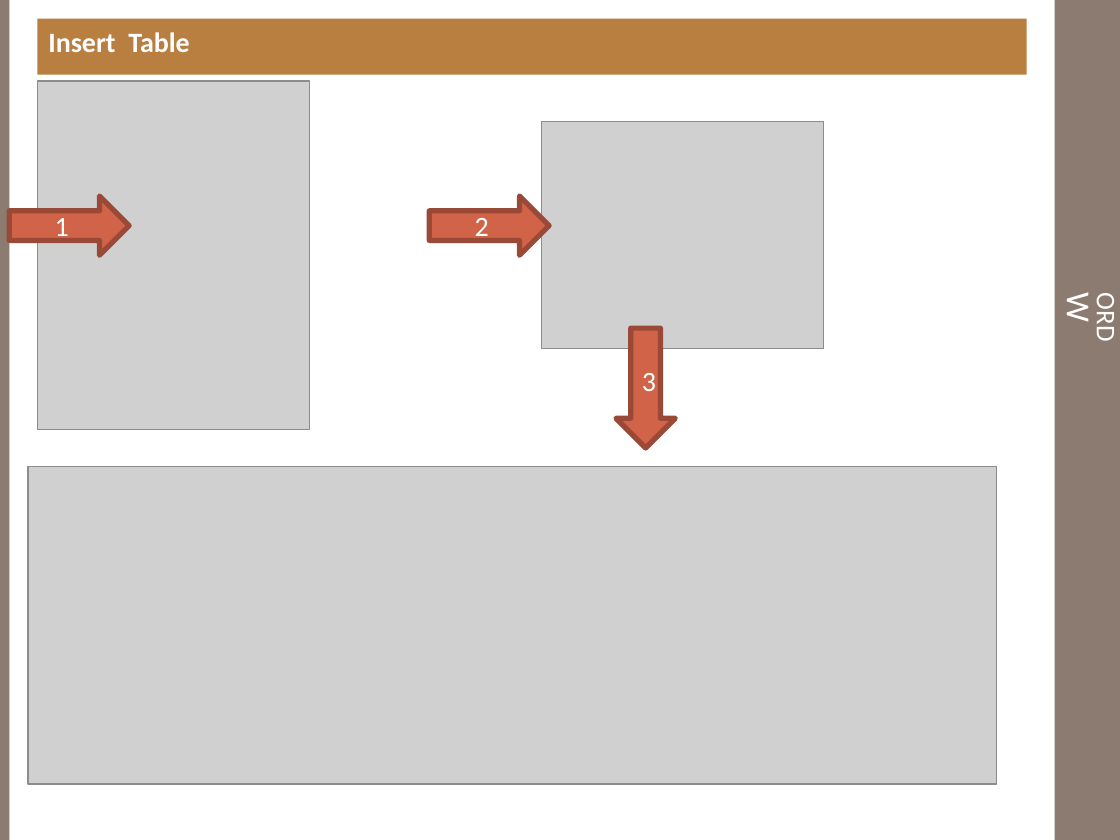
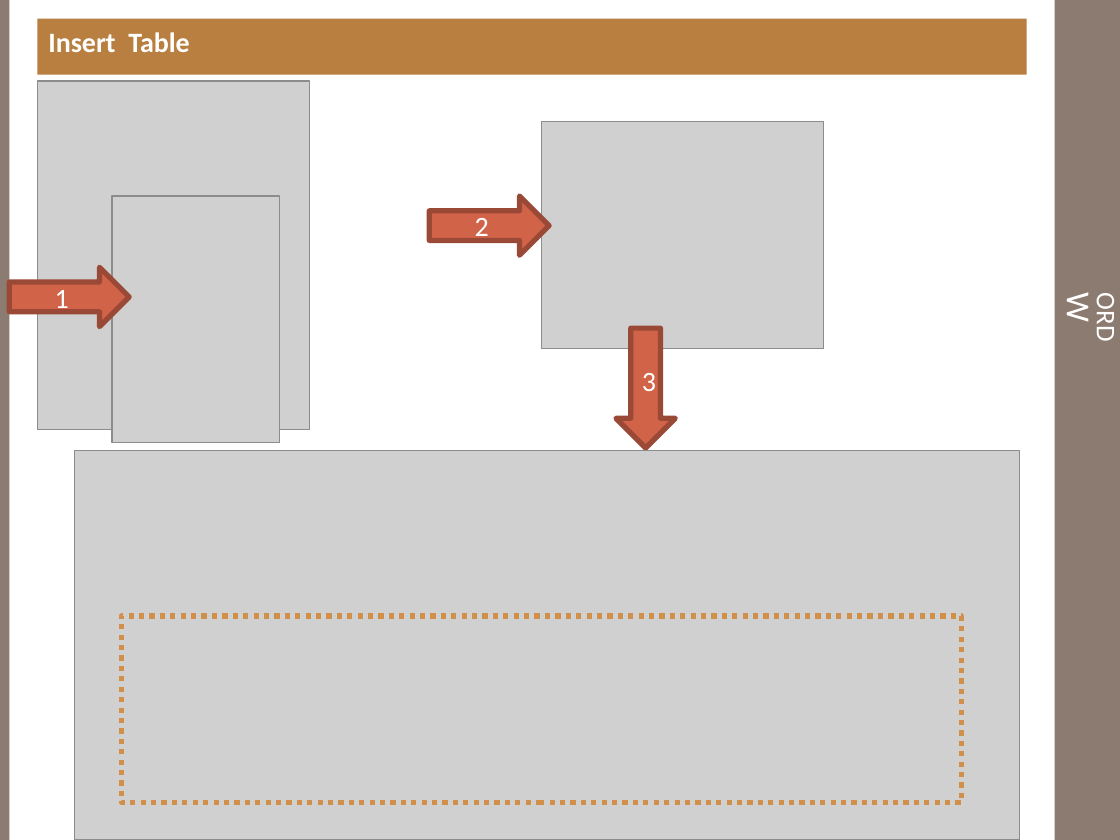
Before and after one commit to essamsalah/Invent_iR, a slide deck: slide 6 of Branches/2.0/doc/iResearch User Guide.pptx. Drawn at 1120x840 pixels with LibreOffice and Linux fonts; fonts in the diff are those of the drawing; grey boxes stand for pictures. Boxes give left, top, right and bottom in pixels: in the first picture for what was removed or moved away, otherwise in the second. Text is boxed around its words. In the diff, an @@ line names an element or a change of style, - is before the commit and + after.

```diff
--- a/Branches/2.0/doc/iResearch User Guide.pptx
+++ b/Branches/2.0/doc/iResearch User Guide.pptx
@@ picture added at [112, 196, 280, 442] @@
@@ right arrow "1": place and size @@
-right arrow "1" at [9, 196, 129, 255]
+right arrow "1" at [9, 268, 129, 327]
@@ picture: place and size @@
-picture at [28, 467, 997, 784]
+picture at [75, 450, 1020, 840]
@@ rectangle added at [121, 616, 961, 803], outline #D19049 3.35 pt dashed @@
```
Also in this commit, not shown: 4 other slides changed, 3 slides removed, 4 other files.
